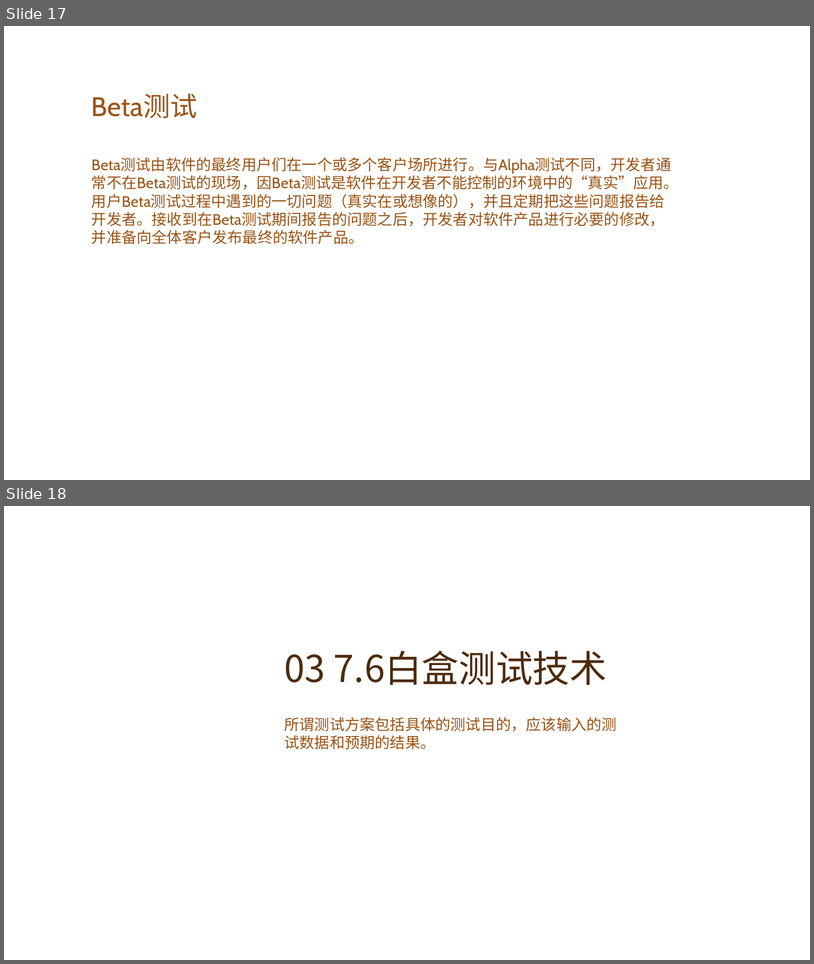
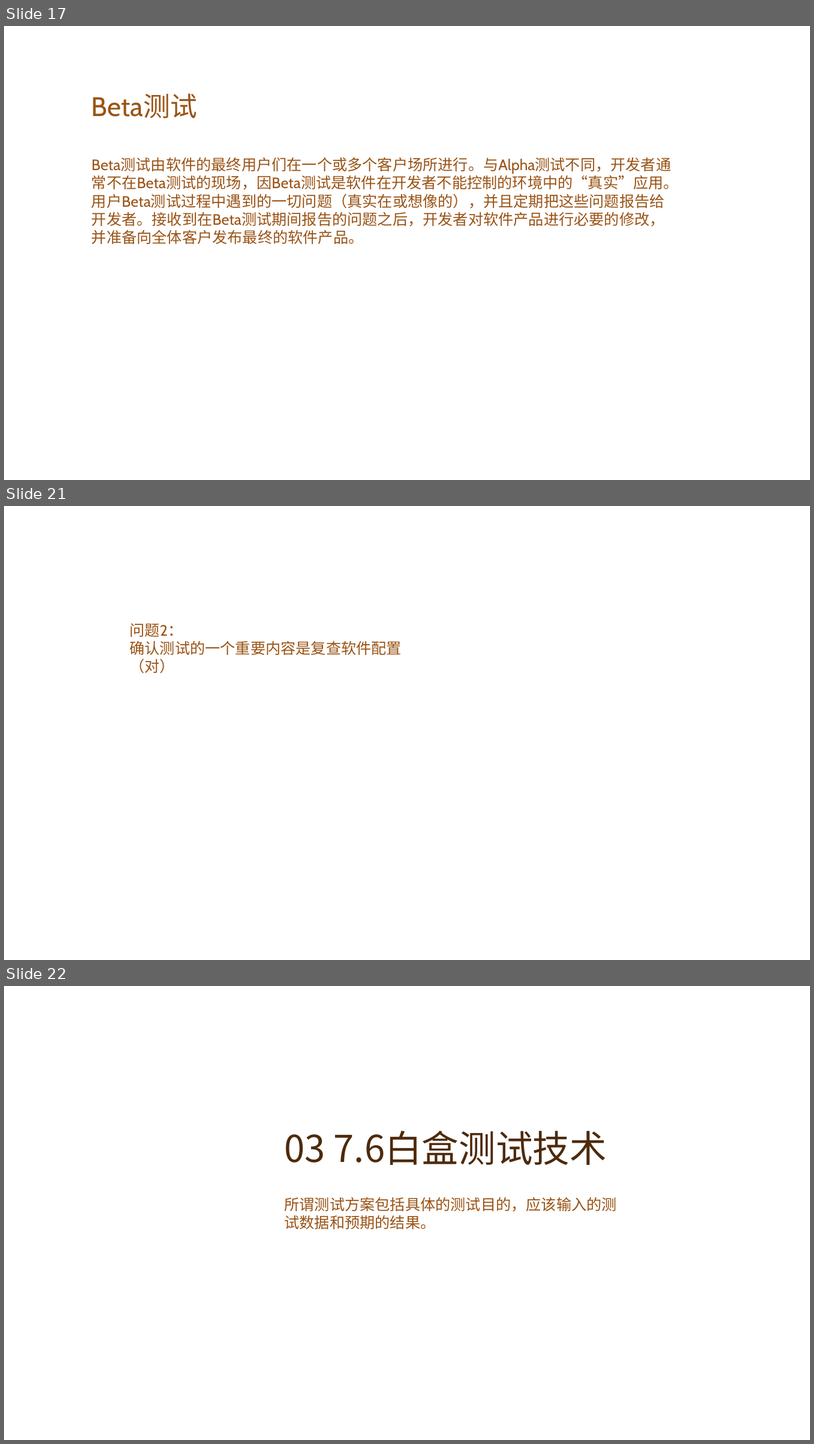
Before and after one commit to G17workfordadoudou/dadoudou, a slide deck: G17小组翻转课堂(1)(1).pptx. Shown one above the other, each under a label of ours: slides 17 and 18 before the commit, slides 17, 21 and 22 after it; the slides between them are not shown. The pictures are 814x964 and 814x1444 pixels, drawn with LibreOffice and Linux fonts; fonts in the diff are those of the drawing; background and template pictures are left out. Boxes give left, top, right and bottom in pixels: in the first picture for what was removed or moved away, otherwise in the second. Text is boxed around its words. In the diff, an @@ line names an element or a change of style, - is before the commit and + after.

```diff
--- a/G17小组翻转课堂(1)(1).pptx
+++ b/G17小组翻转课堂(1)(1).pptx
@@ slide 21 added at (4, 506, 810, 960), background picture (left out) @@
@@ text added at (130, 623, 402, 673), 18 pt, text #9A5315 @@
+问题2：
+确认测试的一个重要内容是复查软件配置
+（对）
@@ what was slide 18 is now slide 22 @@
```
Also in this commit, not shown: 1 slide changed, 9 other slides added.
